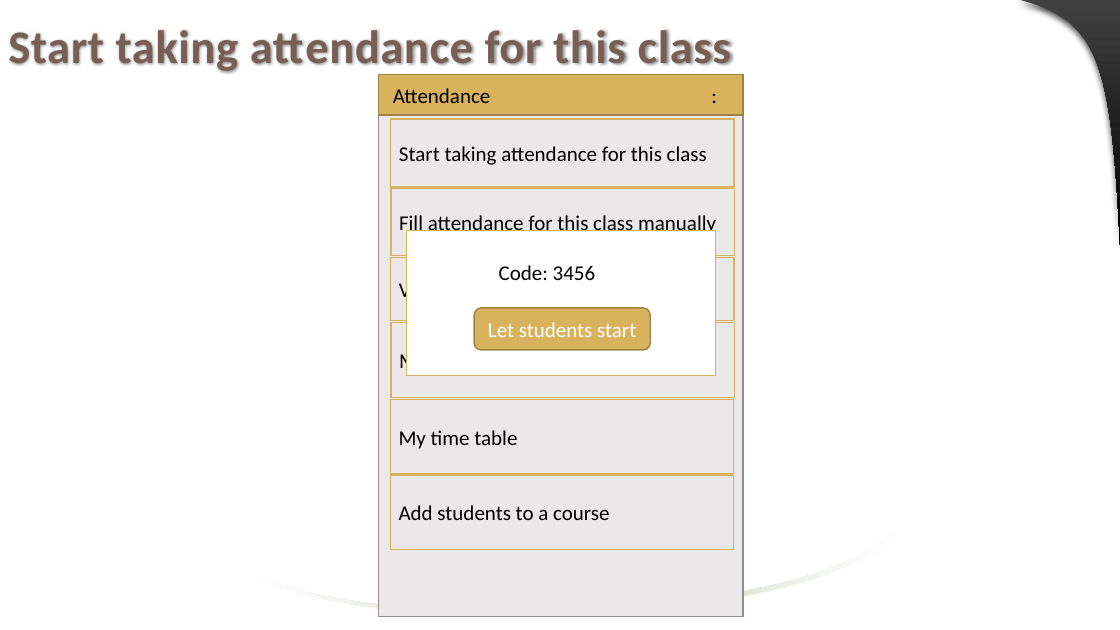
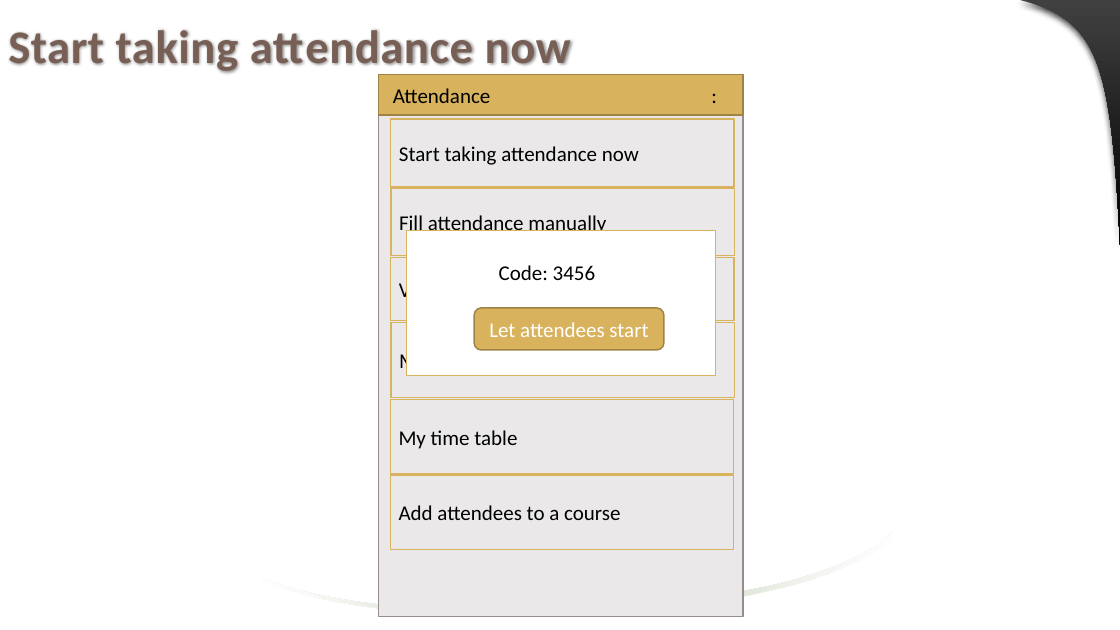
Before and after one commit to jaenudin86/Attendance, a slide deck: slide 18 of Attendance Wireframes.pptx (slide 15 before the commit). Drawn at 1120x630 pixels with LibreOffice and Linux fonts; fonts in the diff are those of the drawing. Boxes give left, top, right and bottom in pixels: in the first picture for what was removed or moved away, otherwise in the second. Text is boxed around its words. In the diff, an @@ line names an element or a change of style, - is before the commit and + after.

```diff
--- a/Attendance Wireframes.pptx
+++ b/Attendance Wireframes.pptx
@@ title at (8,30,571,75): text changed @@
-Start taking attendance for this class
+Start taking attendance now
@@ text in rectangle at (399,146,639,165): text changed @@
-Start taking attendance for this class
+Start taking attendance now
@@ text in rectangle at (399,215,606,236): text changed @@
-Fill attendance for this class manually
+Fill attendance manually
@@ rounded rectangle "Let attendees start": place and size @@
-rounded rectangle "Let attendees start" at (475,308,651,350)
+rounded rectangle "Let attendees start" at (475,308,665,350)
@@ text in rounded rectangle at (489,322,648,337): text changed @@
-Let students start
+Let attendees start
@@ text in rectangle at (399,505,620,520): text changed @@
-Add students to a course
+Add attendees to a course
```
Also in this commit, not shown: 29 other slides changed, 15 slides added, 1 slide removed.
